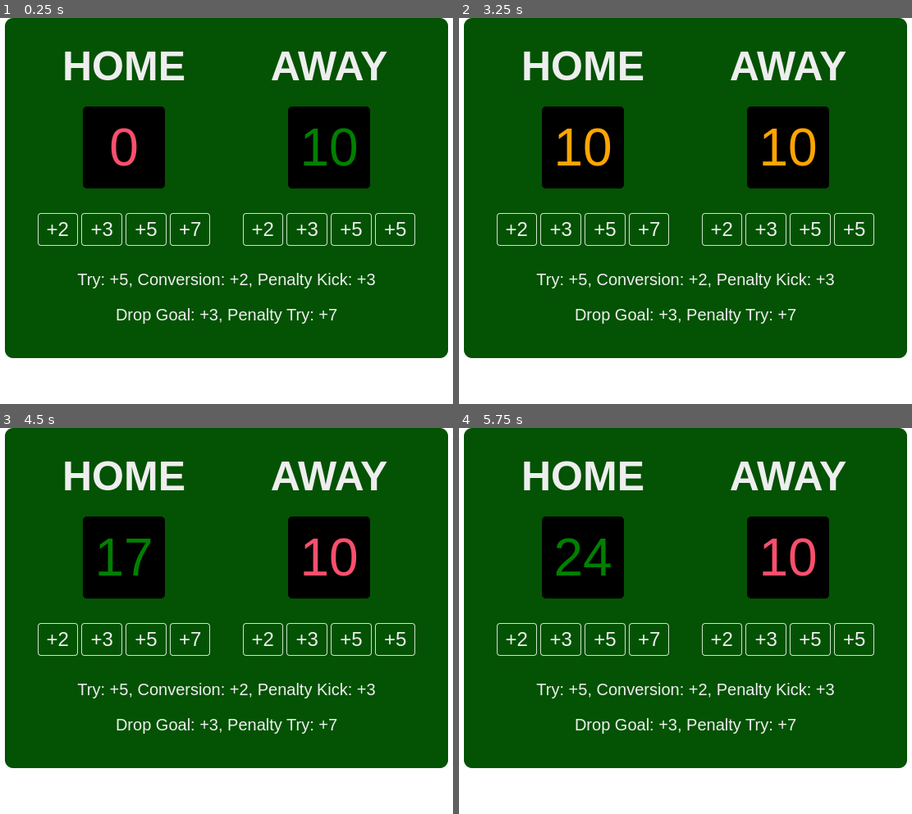
Above: before the commit, frames 1-4 (two rows, left to right).
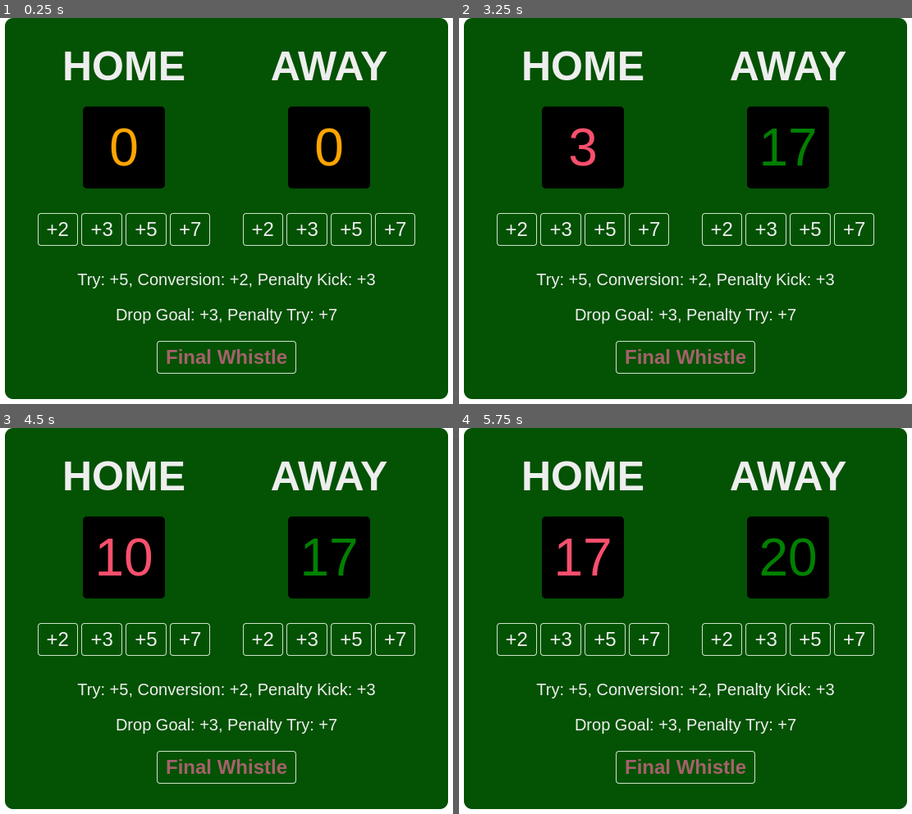
Above: after the commit, the same moments.

Repository: SteveBenton6/game-scorecard-app
Game: browser game, page index.html
Same seed, same stepped clock (60 frames per second), same inputs: the game is played once before the commit and once after it.
Inputs (mouse positions are in pixels of both pictures, inside the frame that each line leads up to):
- Up to frame 1 (0.25 s): no input
- Up to frame 2 (3.25 s): click "+3" at 1.27 s; click "+5" at 1.87 s; click "+2" at 2.02 s; click "+3" at 2.47 s; click "+7" at 3.07 s
- Up to frame 3 (4.5 s): click "+5" at 3.67 s; click "+2" at 4.27 s
- Up to frame 4 (5.75 s): click (685, 767) at 4.52 s, where only the run after the commit has a clickable "Final Whistle"; click "+7" at 4.87 s; click "+3" at 5.47 s

The runs differ from the first frame. In frame 1, 12% of the frame differs, in the area x 1-99%, y 28-99%; in frame 2, 12%; in frame 3, 12%; in frame 4, 12%.

Commit message:
add away team scoring button functions

Diff:
--- a/index.html
+++ b/index.html
@@ -20,15 +20,16 @@
         <div>
           <h3>AWAY</h3>
           <p id="away-score" class="score"></p>
-          <button id="away-two" class="btn">+2</button>
-          <button id="away-three" class="btn">+3</button>
-          <button id="away-five" class="btn">+5</button>
-          <button id="away-seven" class="btn">+5</button>
+          <button id="away-two" class="btn" onclick="score2away()">+2</button>
+          <button id="away-three" class="btn" onclick="score3away()">+3</button>
+          <button id="away-five" class="btn" onclick="score5away()">+5</button>
+          <button id="away-seven" class="btn" onclick="score7away()">+7</button>
         </div>
       </div>
       <div class="score-ref">
         <p>Try: +5, Conversion: +2, Penalty Kick: +3</p>
         <p>Drop Goal: +3, Penalty Try: +7</p>
+        <button class="btn">Final Whistle</button>
       </div>
     </div>
     <script src="script.js"></script>
--- a/script.js
+++ b/script.js
@@ -2,7 +2,7 @@
 const awayScoreEl = document.getElementById("away-score");
 
 let homeScore = 0;
-let awayScore = 10;
+let awayScore = 0;
 
 displayScore();
 
@@ -40,3 +40,23 @@
   homeScore += 7;
   displayScore();
 }
+
+function score2away() {
+  awayScore += 2;
+  displayScore();
+}
+
+function score3away() {
+  awayScore += 3;
+  displayScore();
+}
+
+function score5away() {
+  awayScore += 5;
+  displayScore();
+}
+
+function score7away() {
+  awayScore += 7;
+  displayScore();
+}
--- a/style.css
+++ b/style.css
@@ -5,7 +5,7 @@
 
 .scorecard {
   max-width: 500px;
-  height: 375px;
+  height: 425px;
   background-color: #045204;
   border-radius: 10px;
   margin: 0 auto;
@@ -53,3 +53,9 @@
   color: #eeeeee;
   text-align: center;
 }
+
+.score-ref .btn {
+  color: #a5616c;
+  font-weight: bold;
+  font-family: Verdana, Geneva, Tahoma, sans-serif;
+}
